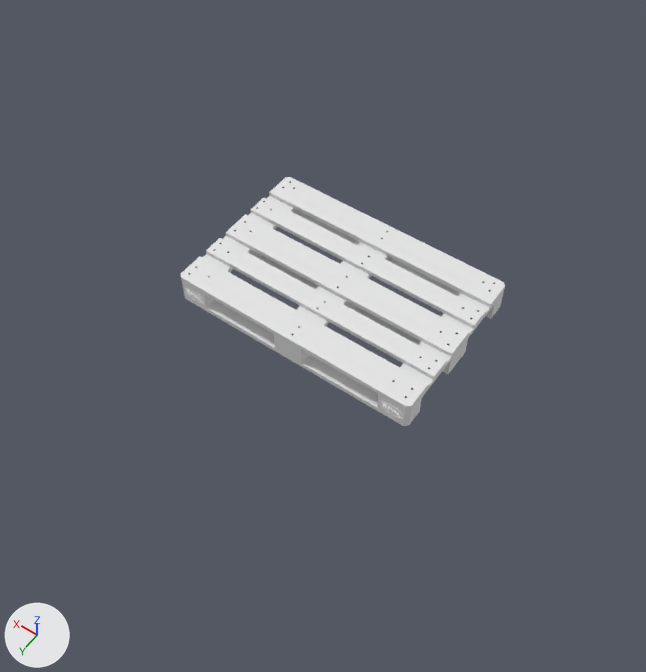
Two versions of the Blender file Assets/Objects/pallet3.blend, one commit apart.
The view is the same before and after, from a 50 mm camera at (-1.45, 2.18, 3.03) aimed at (-0.03, 0.18, -0.11). The axes (+X, +Y, +Z) are drawn at lower left. The lights are the same throughout.

Before the edit, the objects in view are built like this:
```python
ob_cylinder_000 = bpy.data.objects.new('Cylinder.000', me_cylinder_015)
ob_cylinder_000.parent = ob_pallet
ob_cylinder_000.location = (0.000697, 0.00032, 0.0833)
ob_cylinder_000.scale = (-0.00485, 0.00485, -0.000336)
ob_pallet_plank_bottom_001 = bpy.data.objects.new('Pallet.Plank.Bottom.001', me_cube_009)
ob_pallet_plank_bottom_001.location = (0.0, 0.0, 0.018)
ob_pallet_plank_bottom_002 = bpy.data.objects.new('Pallet.Plank.Bottom.002', me_cube_010)
ob_pallet_plank_bottom_002.location = (0.0, 0.0, 0.018)
ob_pallet_plank_bottom_003 = bpy.data.objects.new('Pallet.Plank.Bottom.003', me_cube_011)
ob_pallet_plank_bottom_003.location = (0.0, 0.0, 0.018)
ob_pallet_plank_top_001 = bpy.data.objects.new('Pallet.Plank.Top.001', me_cube_001)
ob_pallet_plank_top_001.location = (0.0, 0.0, 0.018)
ob_pallet_plank_top_002 = bpy.data.objects.new('Pallet.Plank.Top.002', me_cube_002)
ob_pallet_plank_top_002.location = (0.0, 0.0, 0.018)
ob_pallet_plank_top_003 = bpy.data.objects.new('Pallet.Plank.Top.003', me_cube_003)
ob_pallet_plank_top_003.location = (0.0, 0.0, 0.018)
ob_pallet_plank_top_004 = bpy.data.objects.new('Pallet.Plank.Top.004', me_cube_004)
ob_pallet_plank_top_004.location = (0.0, 0.0, 0.018)
ob_pallet_plank_top_005 = bpy.data.objects.new('Pallet.Plank.Top.005', me_cube_005)
ob_pallet_plank_top_005.location = (0.0, 0.0, 0.018)
# also in view: 'Pallet.Plank.Middle.003' at (-0.53, 0.0, 0.05)
```
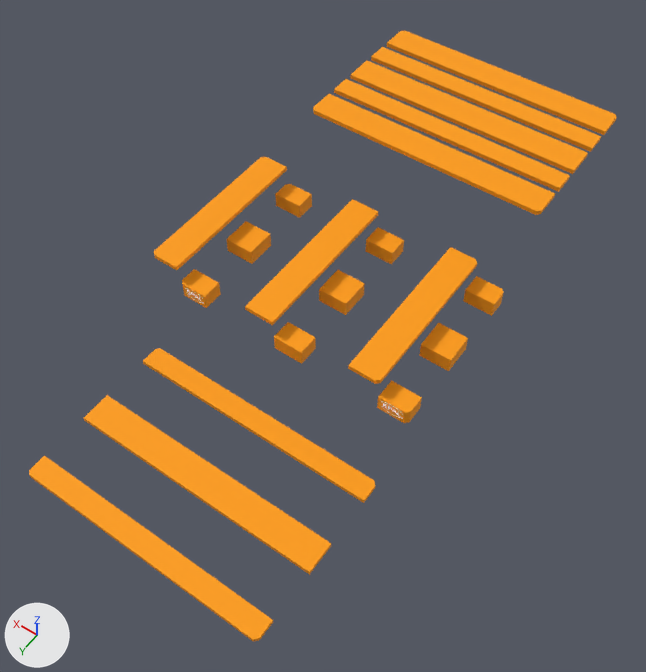
Boxes [x1, y1, x2, y2] around the edits, measured in the pictures (646 x 672 px):
'Pallet.Plank.Top.001', recoloured, moved
    before: [181, 256, 429, 409]
    after: [313, 94, 555, 215]
'Pallet.Plank.Top.003', recoloured, moved
    before: [226, 214, 469, 357]
    after: [350, 60, 588, 174]
'Pallet.Plank.Top.005', recoloured, moved
    before: [269, 177, 505, 307]
    after: [387, 30, 617, 135]
'Pallet.Plank.Bottom.002', recoloured, moved
    before: [259, 255, 466, 374]
    after: [84, 395, 331, 575]
'Pallet.Plank.Bottom.001', recoloured, moved
    before: [184, 295, 420, 426]
    after: [29, 455, 273, 641]
'Pallet.Plank.Top.002', recoloured, moved
    before: [206, 238, 447, 380]
    after: [334, 79, 570, 192]
'Pallet.Plank.Top.004', recoloured, moved
    before: [251, 198, 486, 329]
    after: [371, 47, 601, 152]
'Pallet.Plank.Bottom.003', recoloured, moved
    before: [301, 214, 501, 319]
    after: [143, 348, 376, 503]
'Pallet.Plank.Middle.003', recoloured, moved
    before: [378, 290, 504, 413]
    after: [348, 247, 477, 384]
'Pallet.Plank.Middle.002', recoloured, moved
    before: [274, 242, 389, 353]
    after: [245, 199, 378, 325]
'Pallet.Plank.Middle.001', recoloured, moved
    before: [182, 196, 296, 297]
    after: [154, 157, 287, 270]
'Pallet.Brick.008', recoloured
    both: [419, 323, 468, 371]
'Pallet.Brick.005', recoloured
    both: [319, 270, 365, 315]
'Pallet.Brick.002', recoloured
    both: [226, 221, 271, 264]
'Pallet.Brock.007', recoloured (white to orange)
    both: [377, 380, 422, 423]
'Pallet.Brick.004', recoloured (white to orange)
    both: [274, 322, 316, 364]
'Pallet.Brick.009', recoloured
    both: [463, 276, 504, 316]
'Pallet.Brick.001', recoloured (white to orange)
    both: [182, 269, 221, 308]
'Pallet.Brick.006', recoloured
    both: [365, 227, 404, 264]
'Pallet.Brick.003', recoloured
    both: [275, 184, 312, 218]
'Cylinder.000', deleted
    before: [188, 181, 495, 398]

Patch to the scene script:
```diff
--- a/Assets/Objects/pallet3.blend.py
+++ b/Assets/Objects/pallet3.blend.py
@@ mat_material_002 @@
 mat_material_002 = principled_material('Material.002')
-mat_material_002.base_color = (0.8, 0.8, 0.8)  # white #e7e7e7
+mat_material_002.base_color = (1.0, 0.344, 0.0115)  # orange #ff9e1c
 mat_material_002.roughness = 0.623
@@ ob_cylinder_000 @@
-ob_cylinder_000 = bpy.data.objects.new('Cylinder.000', me_cylinder_015)
-ob_cylinder_000.parent = ob_pallet
-ob_cylinder_000.matrix_parent_inverse = Matrix(((1.0, 0.0, 0.0, 0.0), (0.0, 1.0, 0.0, 0.0), (0.0, 0.0, 1.0, -0.018), (0.0, 0.0, 0.0, 1.0)))
-ob_cylinder_000.location = (0.000697, 0.00032, 0.0833)
-ob_cylinder_000.scale = (-0.00485, 0.00485, -0.000336)
@@ ob_pallet_plank_top_001 @@
 ob_pallet_plank_top_001 = bpy.data.objects.new('Pallet.Plank.Top.001', me_cube_001)
-ob_pallet_plank_top_001.location = (0.0, 0.0, 0.018)
+ob_pallet_plank_top_001.location = (0.0, -1.0, 0.288)
@@ ob_pallet_plank_top_002 @@
 ob_pallet_plank_top_002 = bpy.data.objects.new('Pallet.Plank.Top.002', me_cube_002)
-ob_pallet_plank_top_002.location = (0.0, 0.0, 0.018)
+ob_pallet_plank_top_002.location = (0.0, -1.0, 0.288)
@@ ob_pallet_plank_top_003 @@
 ob_pallet_plank_top_003 = bpy.data.objects.new('Pallet.Plank.Top.003', me_cube_003)
-ob_pallet_plank_top_003.location = (0.0, 0.0, 0.018)
+ob_pallet_plank_top_003.location = (0.0, -1.0, 0.288)
@@ ob_pallet_plank_top_004 @@
 ob_pallet_plank_top_004 = bpy.data.objects.new('Pallet.Plank.Top.004', me_cube_004)
-ob_pallet_plank_top_004.location = (0.0, 0.0, 0.018)
+ob_pallet_plank_top_004.location = (0.0, -1.0, 0.288)
@@ ob_pallet_plank_top_005 @@
 ob_pallet_plank_top_005 = bpy.data.objects.new('Pallet.Plank.Top.005', me_cube_005)
-ob_pallet_plank_top_005.location = (0.0, 0.0, 0.018)
+ob_pallet_plank_top_005.location = (0.0, -1.0, 0.288)
@@ ob_pallet_plank_middle_001 @@
 ob_pallet_plank_middle_001 = bpy.data.objects.new('Pallet.Plank.Middle.001', me_cube_006)
-ob_pallet_plank_middle_001.location = (0.0, 0.0, 0.018)
+ob_pallet_plank_middle_001.location = (0.148, 0.0, 0.094)
@@ ob_pallet_plank_middle_002 @@
 ob_pallet_plank_middle_002 = bpy.data.objects.new('Pallet.Plank.Middle.002', me_cube_007)
-ob_pallet_plank_middle_002.location = (0.0, 0.0, 0.018)
+ob_pallet_plank_middle_002.location = (0.148, 0.0, 0.094)
@@ ob_pallet_plank_middle_003 @@
 ob_pallet_plank_middle_003 = bpy.data.objects.new('Pallet.Plank.Middle.003', me_cube_008)
-ob_pallet_plank_middle_003.location = (0.0, 0.0, 0.018)
+ob_pallet_plank_middle_003.location = (0.148, 0.0, 0.094)
@@ ob_pallet_plank_bottom_001 @@
 ob_pallet_plank_bottom_001 = bpy.data.objects.new('Pallet.Plank.Bottom.001', me_cube_009)
-ob_pallet_plank_bottom_001.location = (0.0, 0.0, 0.018)
+ob_pallet_plank_bottom_001.location = (0.0, 1.0, -0.161)
@@ ob_pallet_plank_bottom_002 @@
 ob_pallet_plank_bottom_002 = bpy.data.objects.new('Pallet.Plank.Bottom.002', me_cube_010)
-ob_pallet_plank_bottom_002.location = (0.0, 0.0, 0.018)
+ob_pallet_plank_bottom_002.location = (0.0, 1.0, -0.161)
@@ ob_pallet_plank_bottom_003 @@
 ob_pallet_plank_bottom_003 = bpy.data.objects.new('Pallet.Plank.Bottom.003', me_cube_011)
-ob_pallet_plank_bottom_003.location = (0.0, 0.0, 0.018)
+ob_pallet_plank_bottom_003.location = (0.0, 1.0, -0.161)
```
